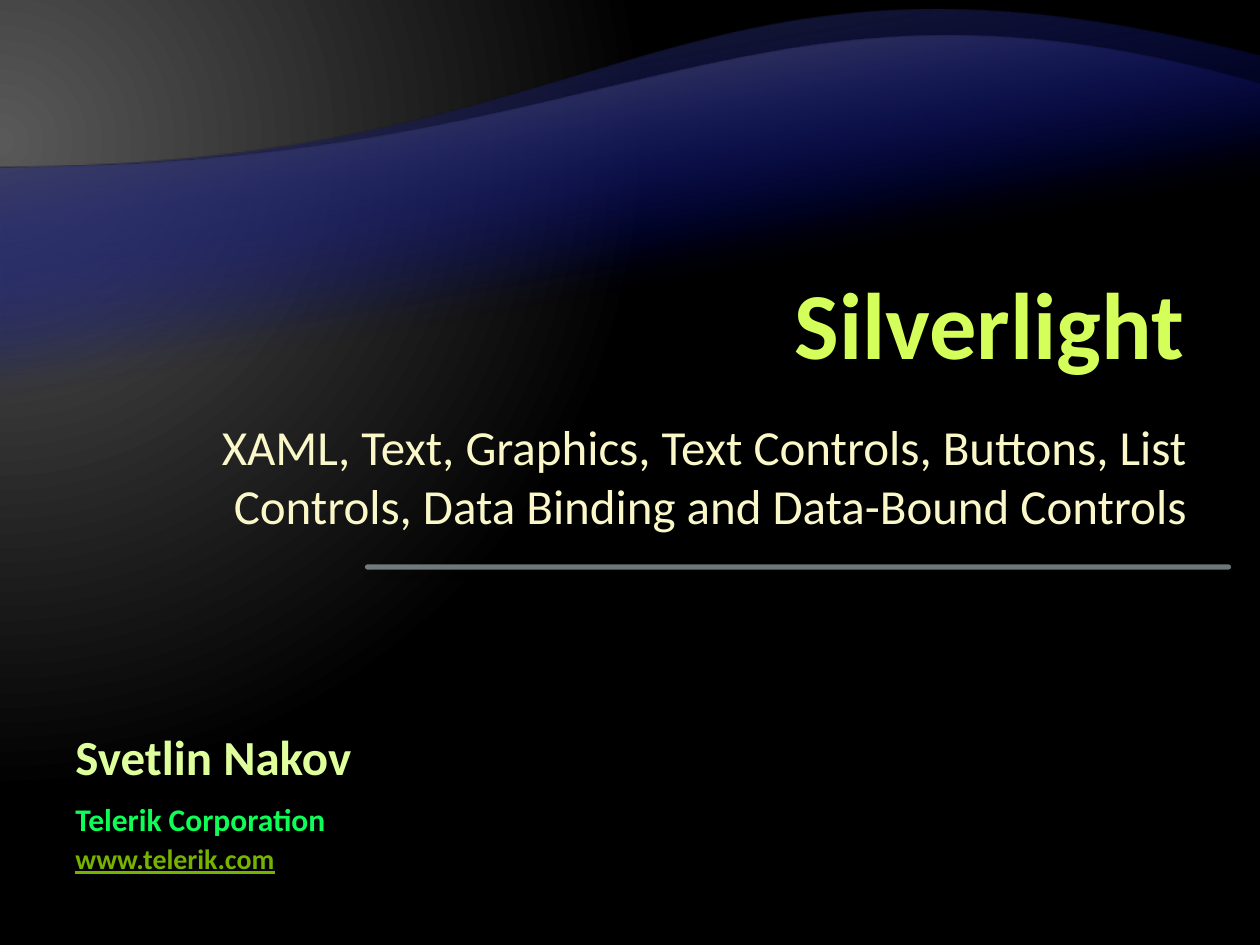
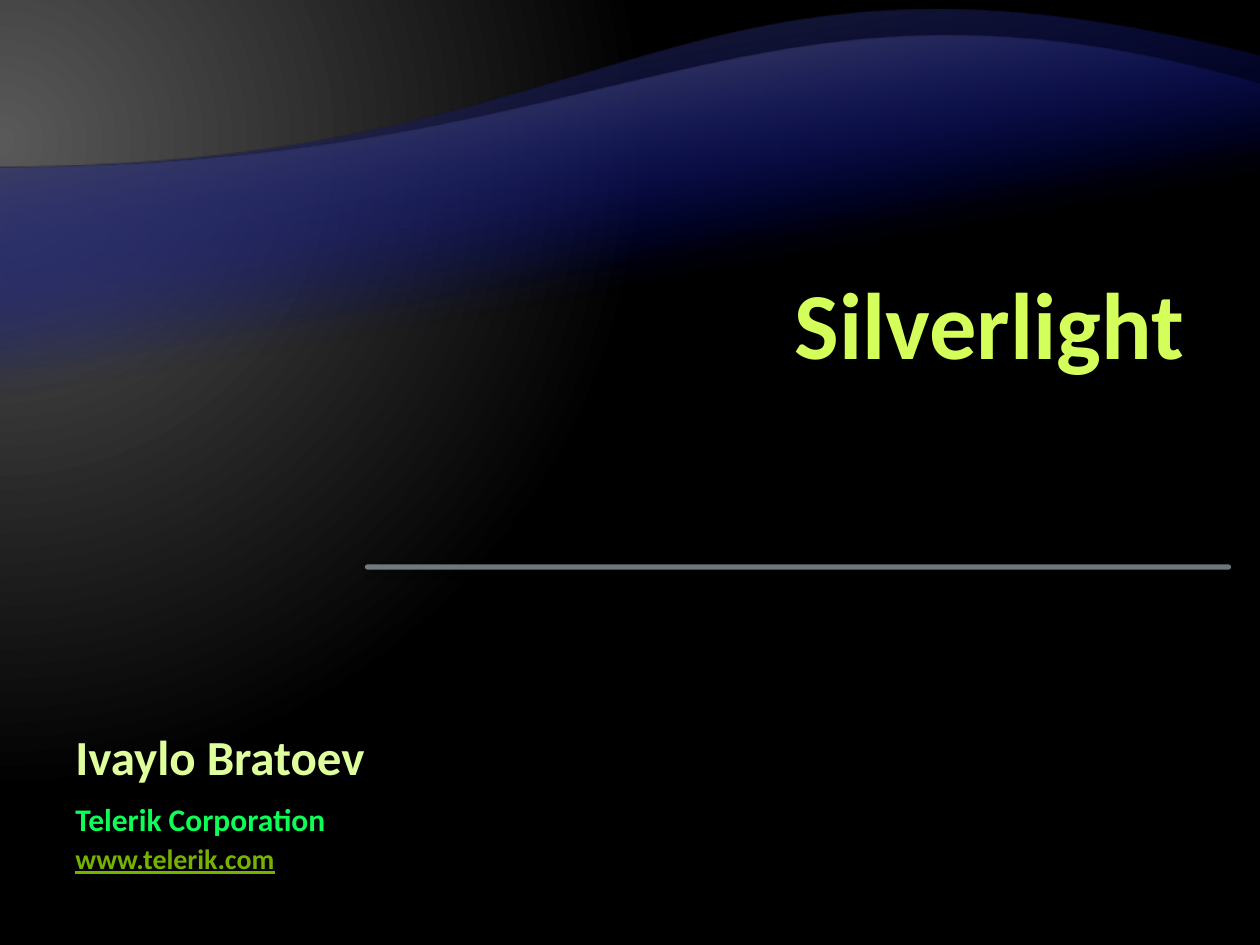
Before and after one commit to Graveheart/aspnetcourse, a slide deck: slide 1 of lectures/12. Silverlight.pptx. Drawn at 1260x945 pixels with LibreOffice and Linux fonts; fonts in the diff are those of the drawing; background and template pictures are left out. Boxes give left, top, right and bottom in pixels: in the first picture for what was removed or moved away, otherwise in the second. Text is boxed around its words. In the diff, an @@ line names an element or a change of style, - is before the commit and + after.

```diff
--- a/lectures/12. Silverlight.pptx
+++ b/lectures/12. Silverlight.pptx
@@ subtitle removed at bbox=[222, 431, 1187, 533] @@
-XAML, Text, Graphics, Text Controls, Buttons, List Controls, Data Binding and Data-Bound Controls
@@ text at bbox=[75, 740, 365, 783]: text changed @@
-Svetlin Nakov
+Ivaylo Bratoev
```
Also in this commit, not shown: 33 slides added, 1 slide removed, 2 other files.
